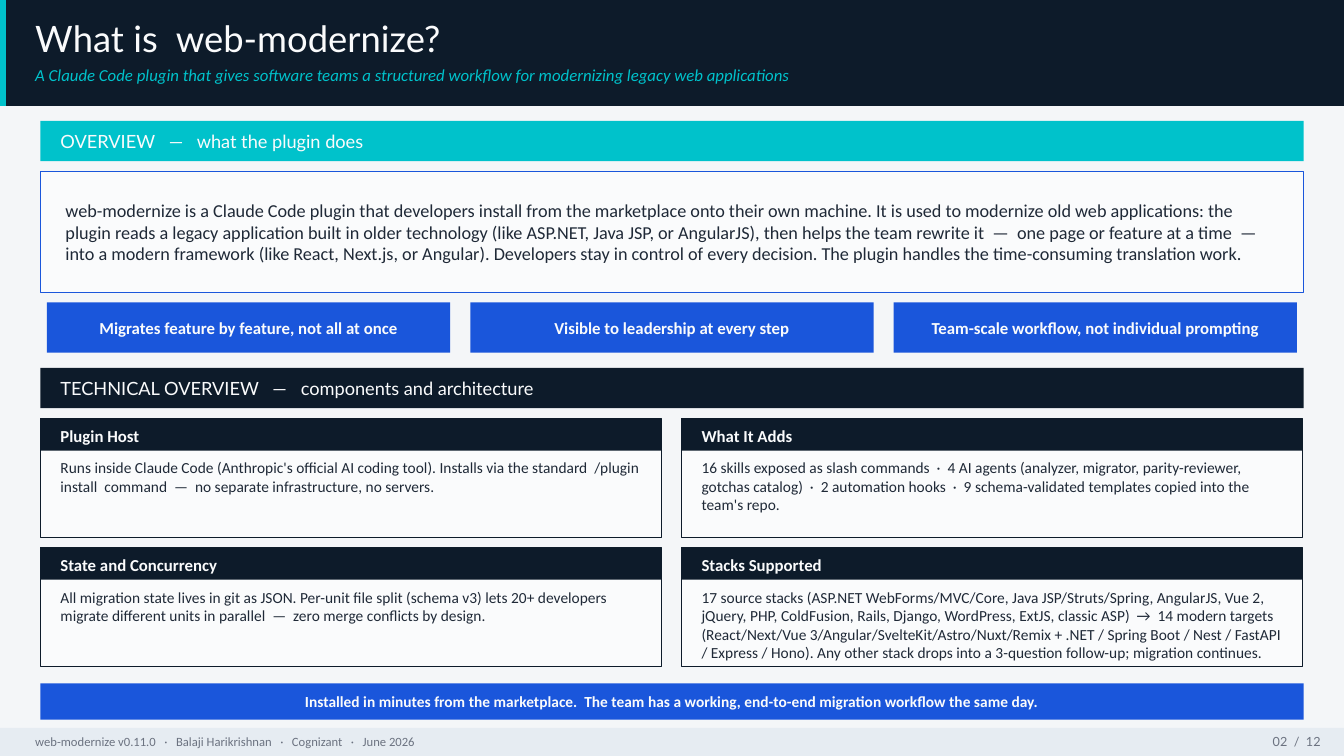
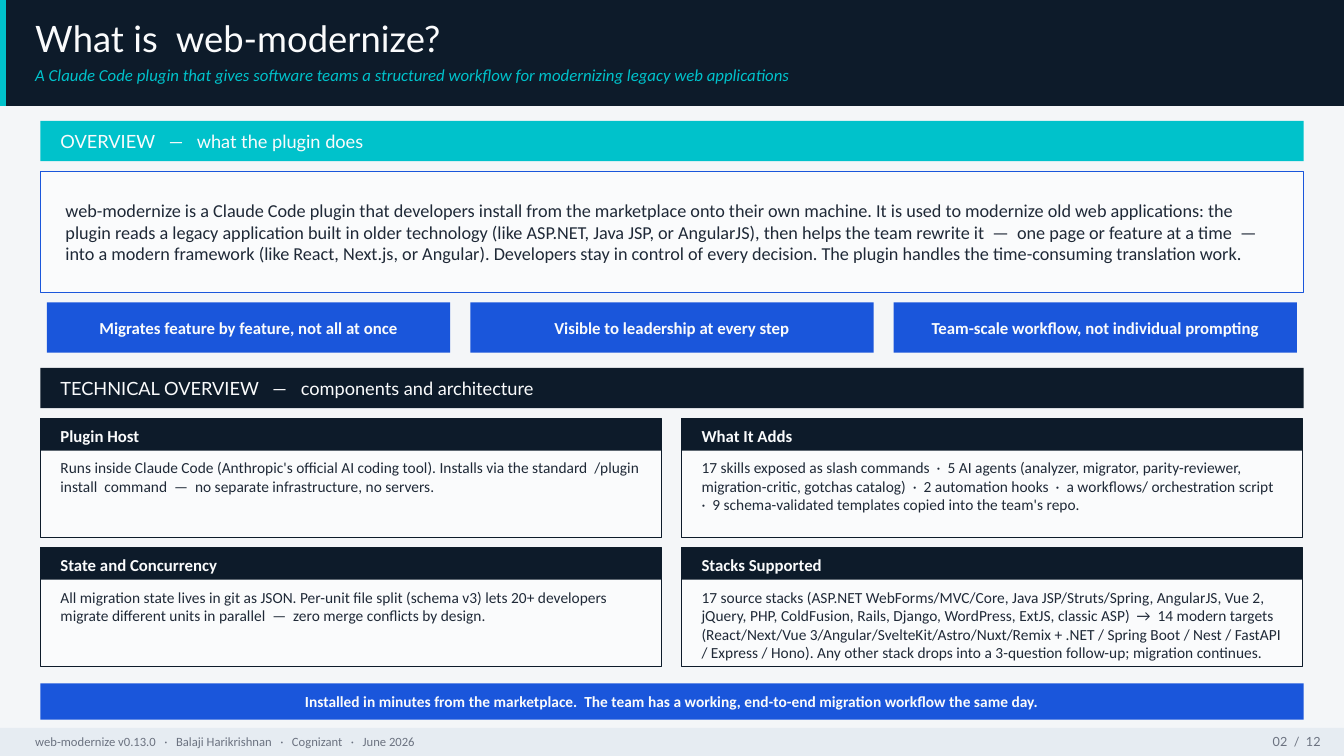
Before and after one commit to balaji-hari/web-mordernize, a slide deck: slide 2 of docs/decks/web-modernize-presentation.pptx. Drawn at 1344x756 pixels with LibreOffice and Linux fonts; fonts in the diff are those of the drawing. Boxes give left, top, right and bottom in pixels: in the first picture for what was removed or moved away, otherwise in the second. Text is boxed around its words. In the diff, an @@ line names an element or a change of style, - is before the commit and + after.

```diff
--- a/docs/decks/web-modernize-presentation.pptx
+++ b/docs/decks/web-modernize-presentation.pptx
@@ text at bbox=[702, 462, 1274, 513]: text changed @@
-16 skills exposed as slash commands · 4 AI agents (analyzer, migrator, parity-reviewer, gotchas catalog) · 2 automation hooks · 9 schema-validated templates copied into the team's repo.
+17 skills exposed as slash commands · 5 AI agents (analyzer, migrator, parity-reviewer, migration-critic, gotchas catalog) · 2 automation hooks · a workflows/ orchestration script · 9 schema-validated templates copied into the team's repo.
@@ text at bbox=[35, 737, 415, 748]: text changed @@
-web-modernize v0.11.0 · Balaji Harikrishnan · Cognizant · June 2026
+web-modernize v0.13.0 · Balaji Harikrishnan · Cognizant · June 2026
```
Also in this commit, not shown: 11 other slides changed, 7 other files.
